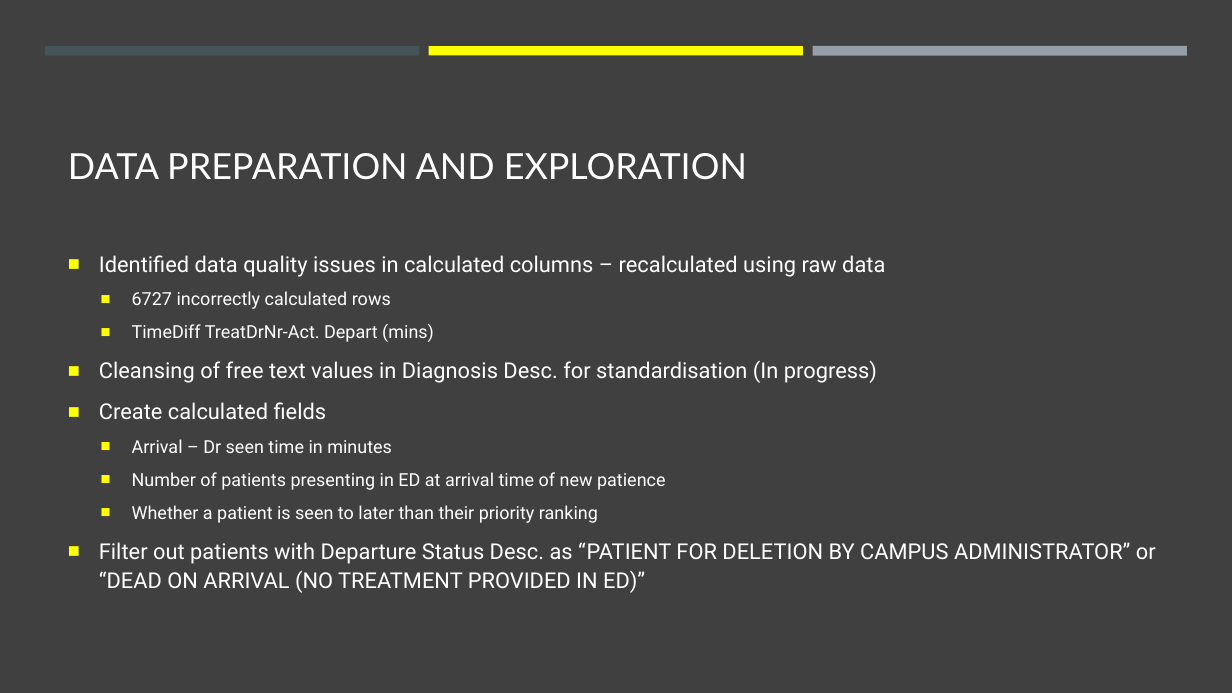
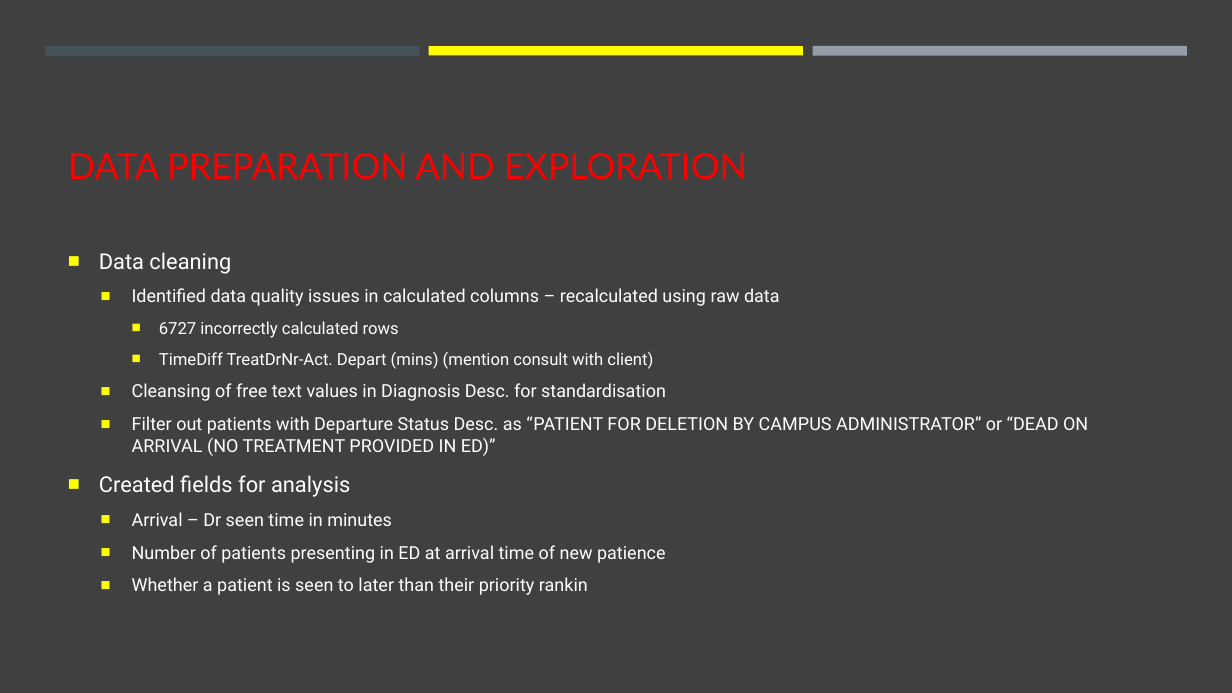
Before and after one commit to jasonnguyen3697/EY_DataChallenge, a slide deck: slide 6 of stuff.pptx (slide 4 before the commit). Drawn at 1232x693 pixels with LibreOffice and Linux fonts; fonts in the diff are those of the drawing. Boxes give left, top, right and bottom in pixels: in the first picture for what was removed or moved away, otherwise in the second. Text is boxed around its words. In the diff, an @@ line names an element or a change of style, - is before the commit and + after.

```diff
--- a/stuff.pptx
+++ b/stuff.pptx
@@ title "DATA PREPARATION AND EXPLORATION" at (x1=68, y1=153, x2=747, y2=180): text colour #FFFFFF to #FF0000 @@
@@ text at (x1=99, y1=252, x2=231, y2=274): paragraph added @@
+■ Data cleaning
@@ text at (x1=132, y1=288, x2=780, y2=338): size 17 to 14 pt in "Identified data quality issues in calculated columns ..."; size 14 to 13 pt in "6727 incorrectly calculated rows"; list level 1 to 2 in "Identified data quality issues in ..."; line spacing 1.1 to 1; list level 2 to 3 in "6727 incorrectly calculated rows" @@
@@ text at (x1=99, y1=352, x2=1088, y2=497): text changed; size 17 to 14 pt @@
-  ■ TimeDiff TreatDrNr-Act. Depart (mins)
-■ Cleansing of free text values in Diagnosis Desc. for standardisation (In progress)
-■ Create calculated fields
+    ■ TimeDiff TreatDrNr-Act. Depart (mins) (mention consult with client)
+  ■ Cleansing of free text values in Diagnosis Desc. for standardisation
+  ■ Filter out patients with Departure Status Desc. as “PATIENT FOR DELETION BY CAMPUS ADMINISTRATOR” or “DEAD ON ARRIVAL (NO TREATMENT PROVIDED IN ED)”
+■ Created fields for analysis
@@ text at (x1=132, y1=577, x2=588, y2=595): text changed; size 17 to 14 pt @@
-  ■ Whether a patient is seen to later than their priority ranking
-■ Filter out patients with Departure Status Desc. as “PATIENT FOR DELETION BY CAMPUS ADMINISTRATOR” or “DEAD ON ARRIVAL (NO TREATMENT PROVIDED IN ED)”
+  ■ Whether a patient is seen to later than their priority rankin
```
Also in this commit, not shown: 4 other slides changed, 2 slides added.
